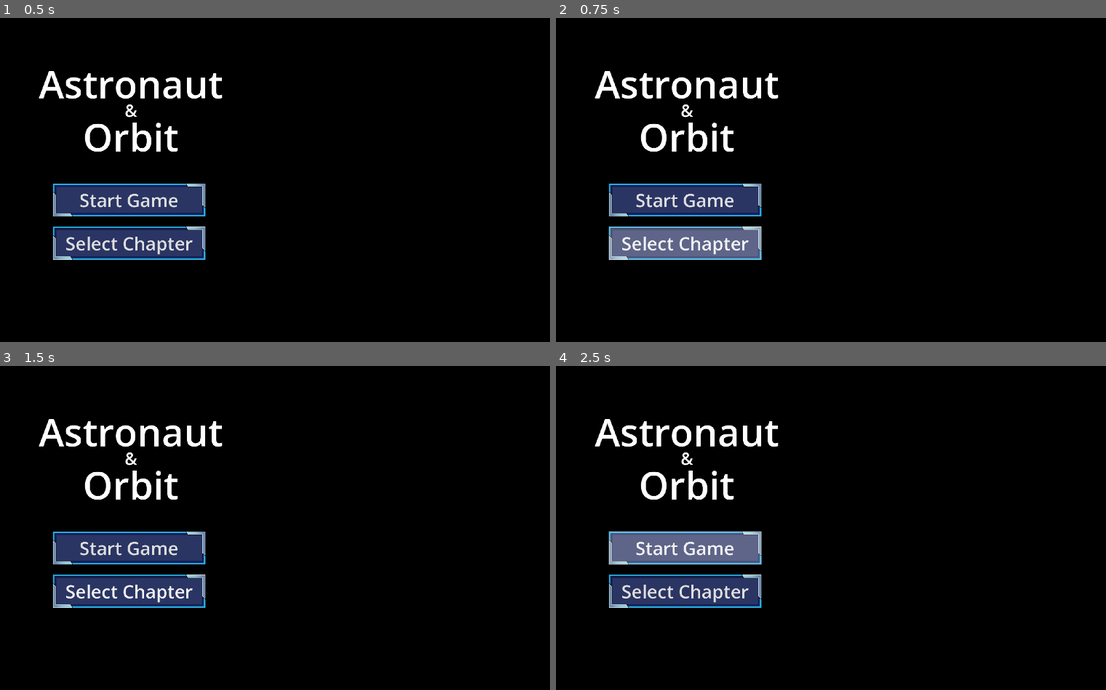
Above: before the commit, frames 1-4 (two rows, left to right).
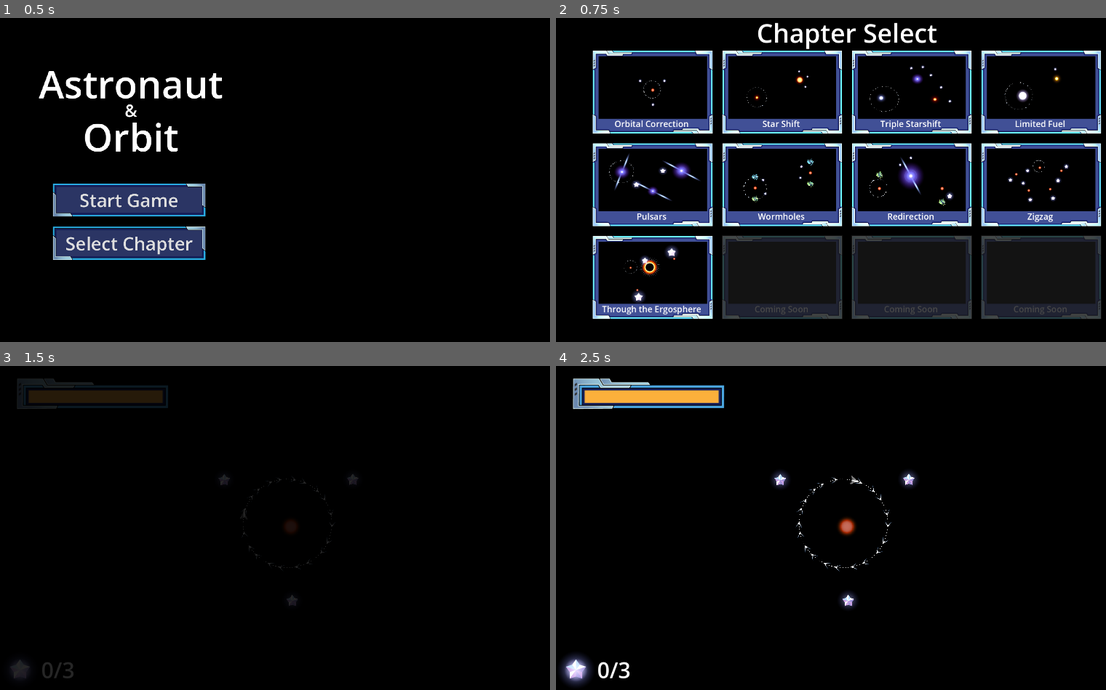
Above: after the commit, the same moments.

Repository: revanj/AstronautAndOrbit
Game: Godot game, scene res://Scenes/TitleScene.tscn
Same seed, same stepped clock (60 frames per second), same inputs: the game is played once before the commit and once after it. The engine's default icon, where the game draws it, is replaced by a stand-in: a white triangle on a blue panel in a dark square.
Inputs (mouse positions are in pixels of both pictures, inside the frame that each line leads up to):
- Up to frame 1 (0.5 s): no input
- Up to frame 2 (0.75 s): click "Select Chapter" at 0.5 s
- Up to frame 3 (1.5 s): click (99, 440) at 1.27 s
- Up to frame 4 (2.5 s): click (682, 547) at 2 s, where only the run before the commit has a clickable "Start Game"

Frame 1 is identical in both runs. In frame 2, 30% of the frame differs, in the area x 6-100%, y 1-94%; in frame 3, 9.5%; in frame 4, 11%.

Commit message:
functional main scene

Diff:
--- a/Prefabs/UI/PauseMenu.tscn
+++ b/Prefabs/UI/PauseMenu.tscn
@@ -52,7 +52,7 @@
 grow_vertical = 2
 theme_override_constants/separation = 60
 
-[node name="Button3" type="TextureButton" parent="HBoxContainer"]
+[node name="RestartButton" type="TextureButton" parent="HBoxContainer"]
 custom_minimum_size = Vector2(200, 0)
 layout_mode = 2
 texture_normal = ExtResource("2_uifgw")
@@ -60,11 +60,11 @@
 texture_hover = ExtResource("4_wnfkk")
 script = ExtResource("3_8hqkm")
 
-[node name="AudioStreamPlayer" type="AudioStreamPlayer" parent="HBoxContainer/Button3"]
+[node name="AudioStreamPlayer" type="AudioStreamPlayer" parent="HBoxContainer/RestartButton"]
 stream = ExtResource("6_8q7qb")
 bus = &"FX"
 
-[node name="Button2" type="TextureButton" parent="HBoxContainer"]
+[node name="ResumeButton" type="TextureButton" parent="HBoxContainer"]
 custom_minimum_size = Vector2(200, 0)
 layout_mode = 2
 texture_normal = ExtResource("3_pryws")
@@ -72,11 +72,11 @@
 texture_hover = ExtResource("9_uhjb2")
 script = ExtResource("3_8hqkm")
 
-[node name="AudioStreamPlayer" type="AudioStreamPlayer" parent="HBoxContainer/Button2"]
+[node name="AudioStreamPlayer" type="AudioStreamPlayer" parent="HBoxContainer/ResumeButton"]
 stream = ExtResource("6_8q7qb")
 bus = &"FX"
 
-[node name="Button" type="TextureButton" parent="HBoxContainer"]
+[node name="MenuButton" type="TextureButton" parent="HBoxContainer"]
 custom_minimum_size = Vector2(200, 0)
 layout_mode = 2
 texture_normal = ExtResource("4_g4fr5")
@@ -84,10 +84,10 @@
 texture_hover = ExtResource("12_mwn7j")
 script = ExtResource("3_8hqkm")
 
-[node name="AudioStreamPlayer" type="AudioStreamPlayer" parent="HBoxContainer/Button"]
+[node name="AudioStreamPlayer" type="AudioStreamPlayer" parent="HBoxContainer/MenuButton"]
 stream = ExtResource("6_8q7qb")
 bus = &"FX"
 
-[connection signal="button_down" from="HBoxContainer/Button3" to="HBoxContainer/Button3" method="_on_button_down"]
-[connection signal="button_down" from="HBoxContainer/Button2" to="HBoxContainer/Button2" method="_on_button_down"]
-[connection signal="button_down" from="HBoxContainer/Button" to="HBoxContainer/Button" method="_on_button_down"]
+[connection signal="button_down" from="HBoxContainer/RestartButton" to="HBoxContainer/RestartButton" method="_on_button_down"]
+[connection signal="button_down" from="HBoxContainer/ResumeButton" to="HBoxContainer/ResumeButton" method="_on_button_down"]
+[connection signal="button_down" from="HBoxContainer/MenuButton" to="HBoxContainer/MenuButton" method="_on_button_down"]
--- a/Prefabs/UI/UI.tscn
+++ b/Prefabs/UI/UI.tscn
@@ -43,3 +43,10 @@
 color = Color(0, 0, 0, 0)
 
 [node name="PauseMenu" parent="." instance=ExtResource("6_gf274")]
+visible = false
+
+[connection signal="pressed" from="PauseMenu/HBoxContainer/RestartButton" to="." method="_on_restart_button_pressed"]
+[connection signal="pressed" from="PauseMenu/HBoxContainer/ResumeButton" to="." method="_on_resume_button_pressed"]
+[connection signal="pressed" from="PauseMenu/HBoxContainer/MenuButton" to="." method="_on_menu_button_pressed"]
+
+[editable path="PauseMenu"]
--- a/Scenes/TitleScene.tscn
+++ b/Scenes/TitleScene.tscn
@@ -59,9 +59,9 @@
 [node name="StartGameButton" parent="VBoxContainer" instance=ExtResource("2_mlboh")]
 layout_mode = 2
 
-[node name="StartGameButton2" parent="VBoxContainer" instance=ExtResource("2_mlboh")]
+[node name="SelectChapterButton" parent="VBoxContainer" instance=ExtResource("2_mlboh")]
 layout_mode = 2
 text = "Select Chapter"
 
-[connection signal="mouse_entered" from="VBoxContainer/StartGameButton" to="VBoxContainer/StartGameButton" method="_on_mouse_entered"]
-[connection signal="mouse_entered" from="VBoxContainer/StartGameButton2" to="VBoxContainer/StartGameButton2" method="_on_mouse_entered"]
+[connection signal="pressed" from="VBoxContainer/StartGameButton" to="." method="_on_start_game_button_pressed"]
+[connection signal="pressed" from="VBoxContainer/SelectChapterButton" to="." method="_on_select_chapter_button_pressed"]
--- a/Scripts/GameManager.gd
+++ b/Scripts/GameManager.gd
@@ -12,22 +12,19 @@
 	"res://TestLevels/TestBlackholeSlingshot.tscn"
 ]
 
-var ending_level = "res://EndingScene.tscn"
-var title_scene = "res://TitleScene.tscn"
+var ending_level = "res://Scenes/TitleScene.tscn"
+var title_scene = "res://Scenes/EndingScene.tscn"
 
 var current_level: int = 0
 
 func find_current_level():
 	var scene_path = get_tree().current_scene.scene_file_path
-	if scene_path != "":
-		print("scene path", scene_path)
-		current_level = levels.find(scene_path, 0)
-		print("found current level", current_level)
+	return scene_path
 
 func load_next_level():
+	current_level = levels.find(find_current_level())
 	current_level += 1
 	if current_level < len(levels):
-		print("loading level", levels[current_level])
 		get_tree().change_scene_to_file(levels[current_level])
 	else:
 		get_tree().change_scene_to_file(ending_level)
--- a/Scripts/TitleScene.gd
+++ b/Scripts/TitleScene.gd
@@ -1 +1,10 @@
 extends Control
+
+
+func _on_start_game_button_pressed():
+	GameManager.start_game()
+
+
+
+func _on_select_chapter_button_pressed():
+	get_tree().change_scene_to_file("res://Scenes/ChapterSelect.tscn")
--- a/Scripts/UI.gd
+++ b/Scripts/UI.gd
@@ -54,3 +54,15 @@
 	if event.is_action_pressed("pause"):
 		pause_menu.visible = !pause_menu.visible
 		pause_game.emit(pause_menu.visible)
+
+func _on_restart_button_pressed():
+	get_tree().reload_current_scene()
+
+
+func _on_resume_button_pressed():
+	pause_menu.hide()
+	pause_game.emit(pause_menu.visible)
+
+
+func _on_menu_button_pressed():
+	get_tree().change_scene_to_file("res://Scenes/ChapterSelect.tscn")
